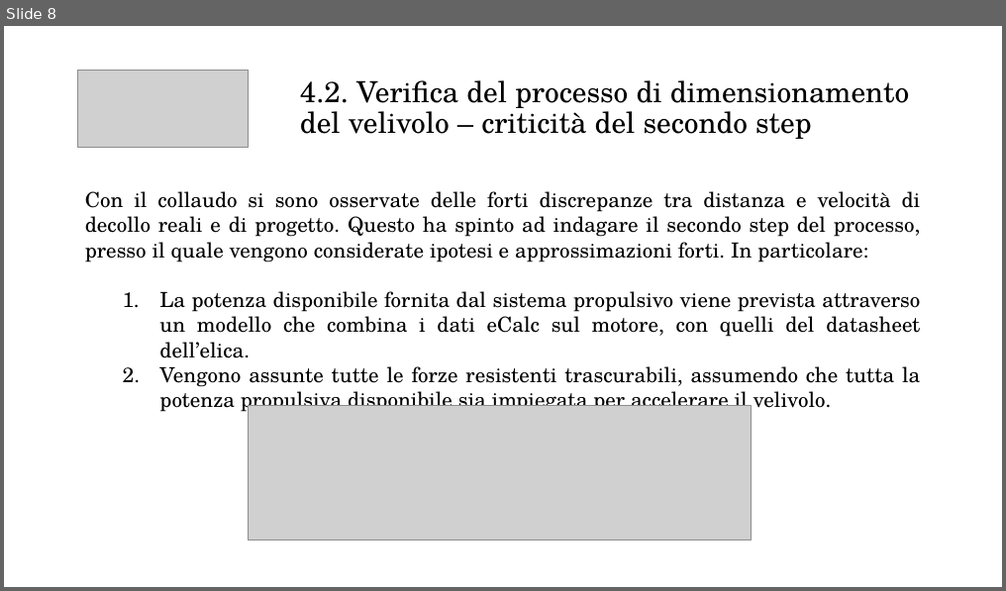
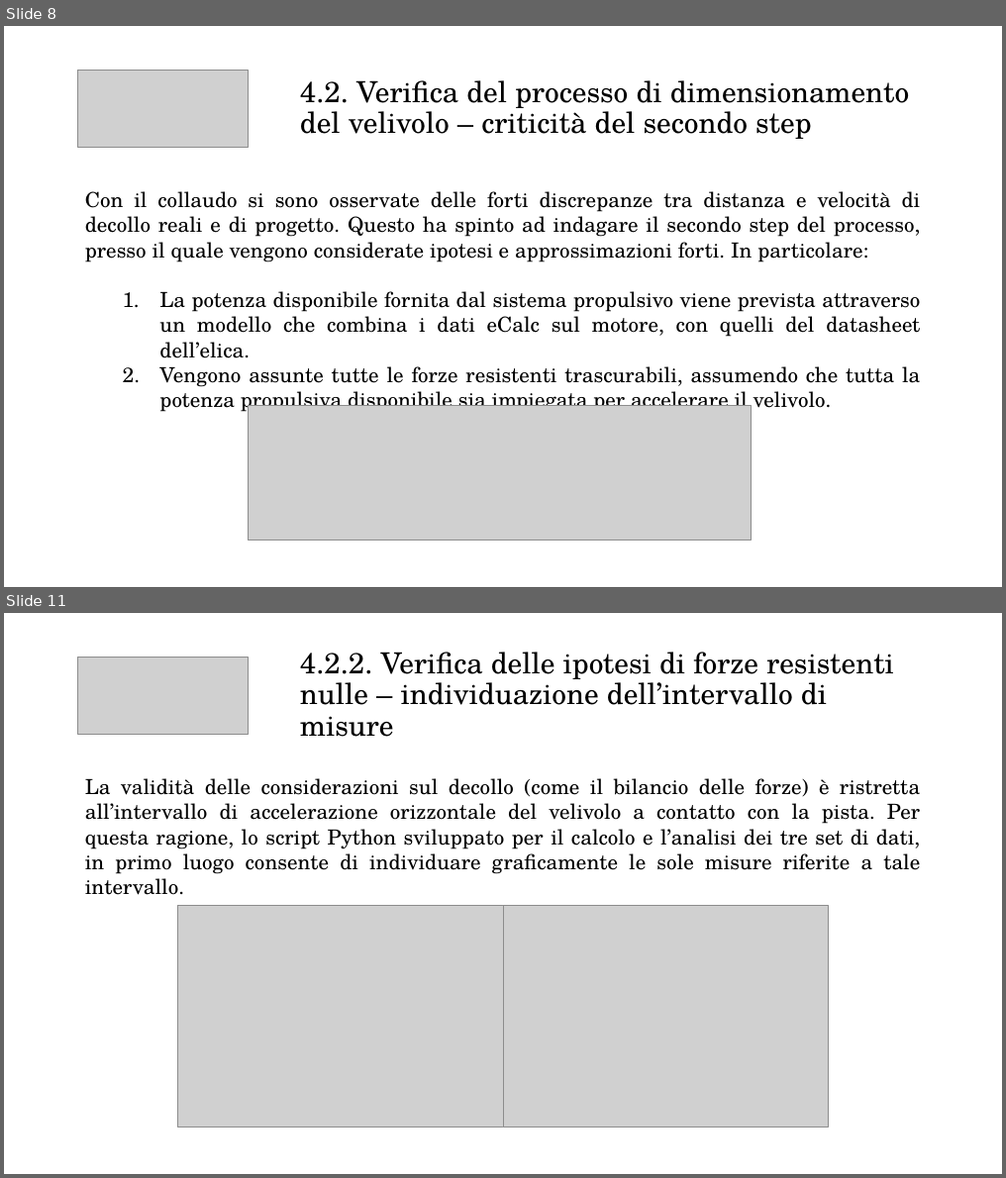
Before and after one commit to emanuele-cason/Tesi, a slide deck: Presentazione/Presentazione relazione.pptx. Shown one above the other, each under a label of ours: slide 8 before the commit, slides 8 and 11 after it; the slides between them are not shown. The pictures are 1006x591 and 1006x1178 pixels, drawn with LibreOffice and Linux fonts; fonts in the diff are those of the drawing; grey boxes stand for pictures. Boxes give left, top, right and bottom in pixels: in the first picture for what was removed or moved away, otherwise in the second. Text is boxed around its words. In the diff, an @@ line names an element or a change of style, - is before the commit and + after.

```diff
--- a/Presentazione/Presentazione relazione.pptx
+++ b/Presentazione/Presentazione relazione.pptx
@@ slide 11 added at bbox=[4, 613, 1002, 1174], background #FFFFFF @@
@@ picture added at bbox=[77, 658, 248, 735] @@
@@ text added at bbox=[300, 652, 894, 737], 28 pt, text #000000 @@
+4.2.2. Verifica delle ipotesi di forze resistenti nulle – individuazione dell’intervallo di misure
@@ text added at bbox=[85, 778, 920, 874], 20 pt, text #000000 @@
+La validità delle considerazioni sul decollo (come il bilancio delle forze) è ristretta all’intervallo di accelerazione orizzontale del velivolo a contatto con la pista. Per questa ragione, lo script Python sviluppato per il calcolo e l’analisi dei tre set di dati, in primo luogo consente di individuare graficamente le sole misure riferite a tale intervallo.
@@ picture added at bbox=[177, 906, 503, 1128] @@
@@ picture added at bbox=[503, 906, 829, 1128] @@
```
Also in this commit, not shown: 4 slides changed, 3 other slides added, 3 other files.
